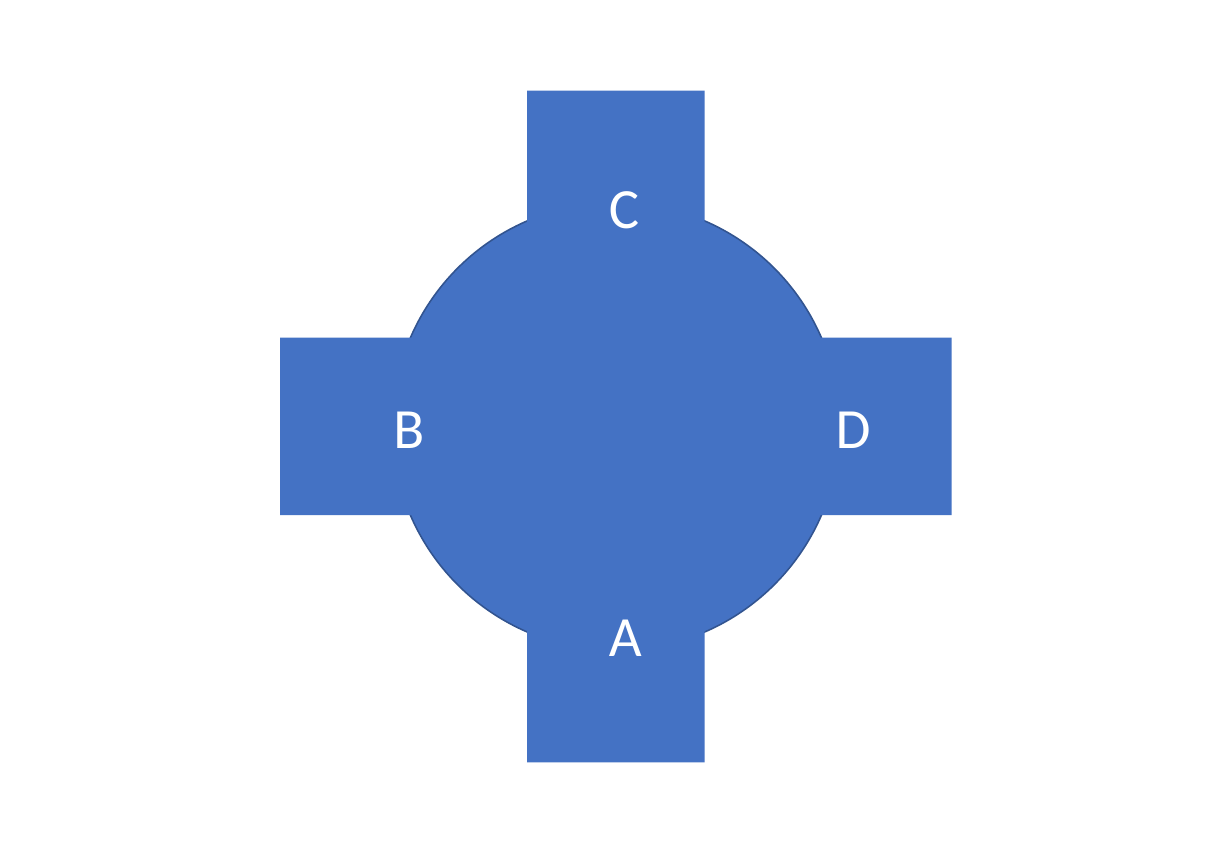
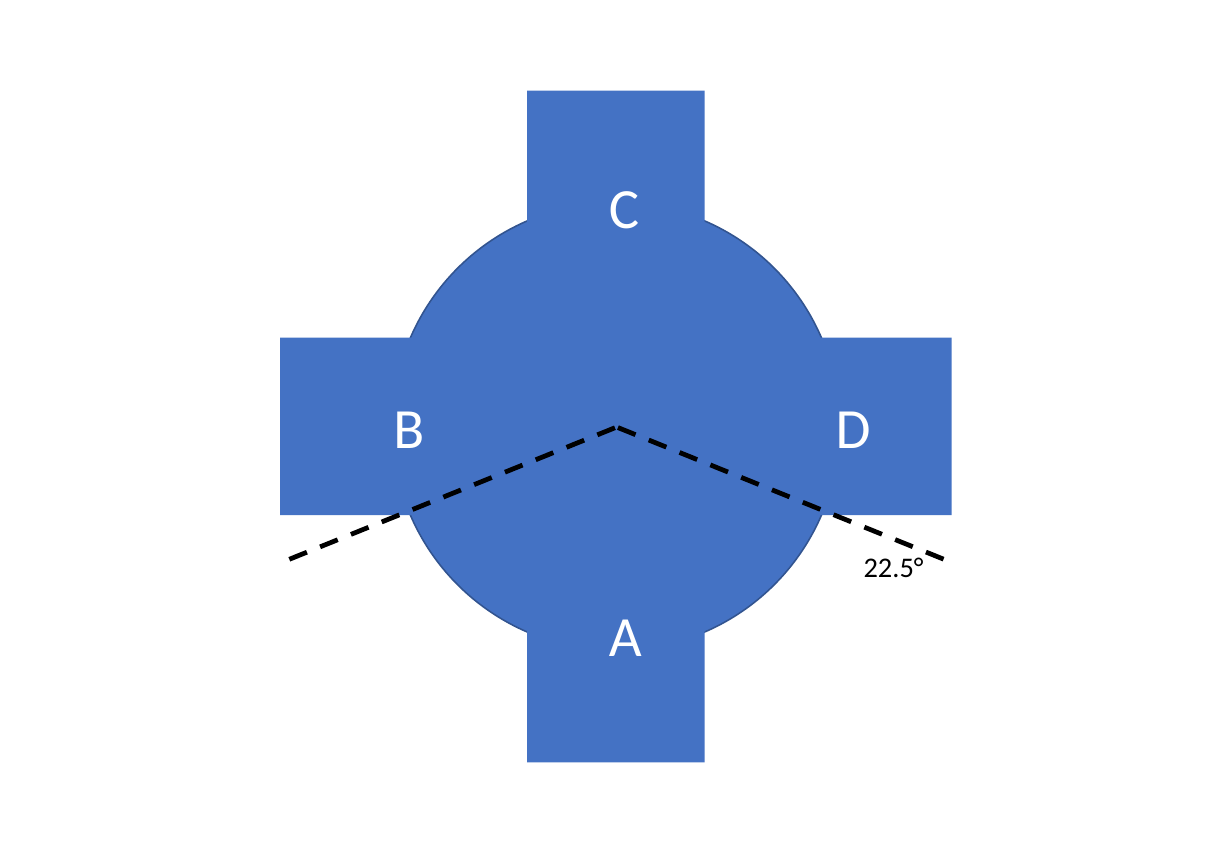
Before and after one commit to IWever/thesis, a slide deck: slide 1 of Model/Decision-making/Situation sketch.pptx. Drawn at 1232x853 pixels with LibreOffice and Linux fonts; fonts in the diff are those of the drawing. Boxes give left, top, right and bottom in pixels: in the first picture for what was removed or moved away, otherwise in the second. Text is boxed around its words. In the diff, an @@ line names an element or a change of style, - is before the commit and + after.

```diff
--- a/Model/Decision-making/Situation sketch.pptx
+++ b/Model/Decision-making/Situation sketch.pptx
@@ line added from (615, 428) to (283, 562), #000000 3 pt dashed @@
@@ line added from (618, 428) to (950, 562), #000000 3 pt dashed @@
@@ text added at (x1=864, y1=557, x2=924, y2=577), 18 pt, text #000000 @@
+22.5°
```
Also in this commit, not shown: 30 other files.
